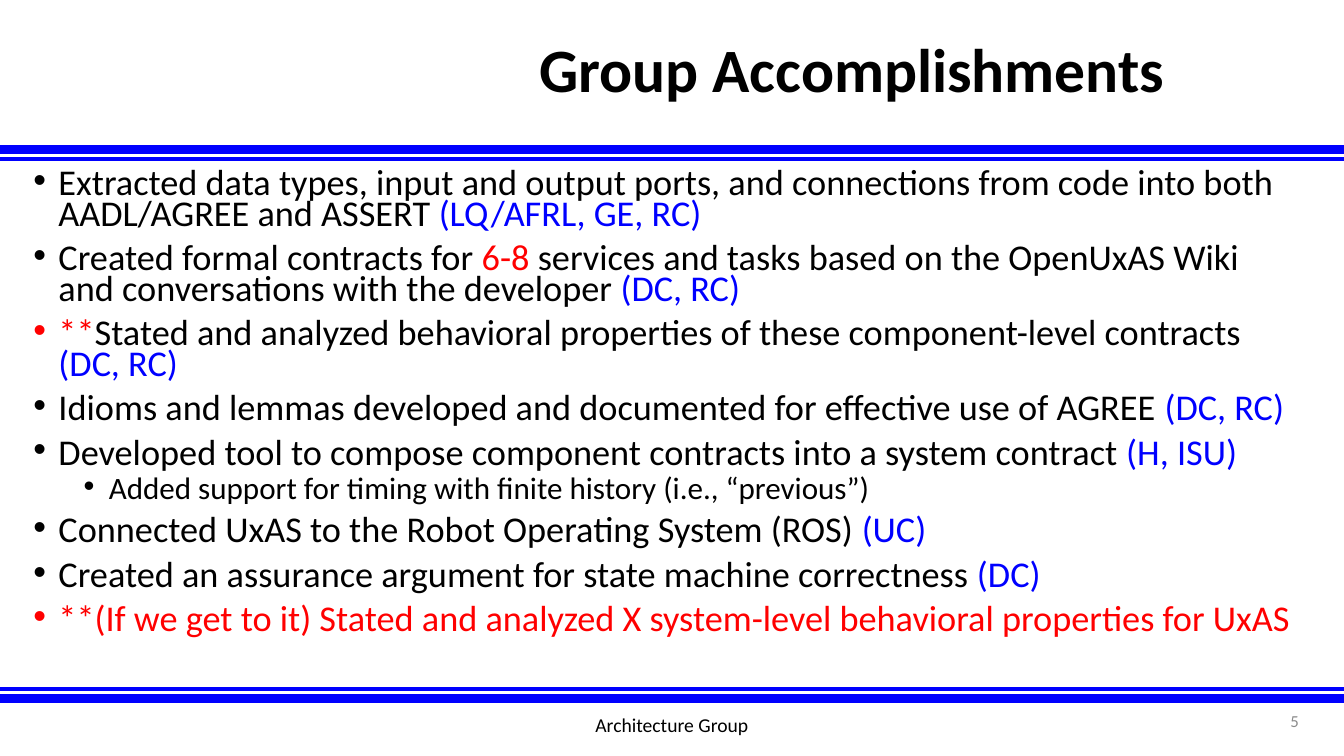
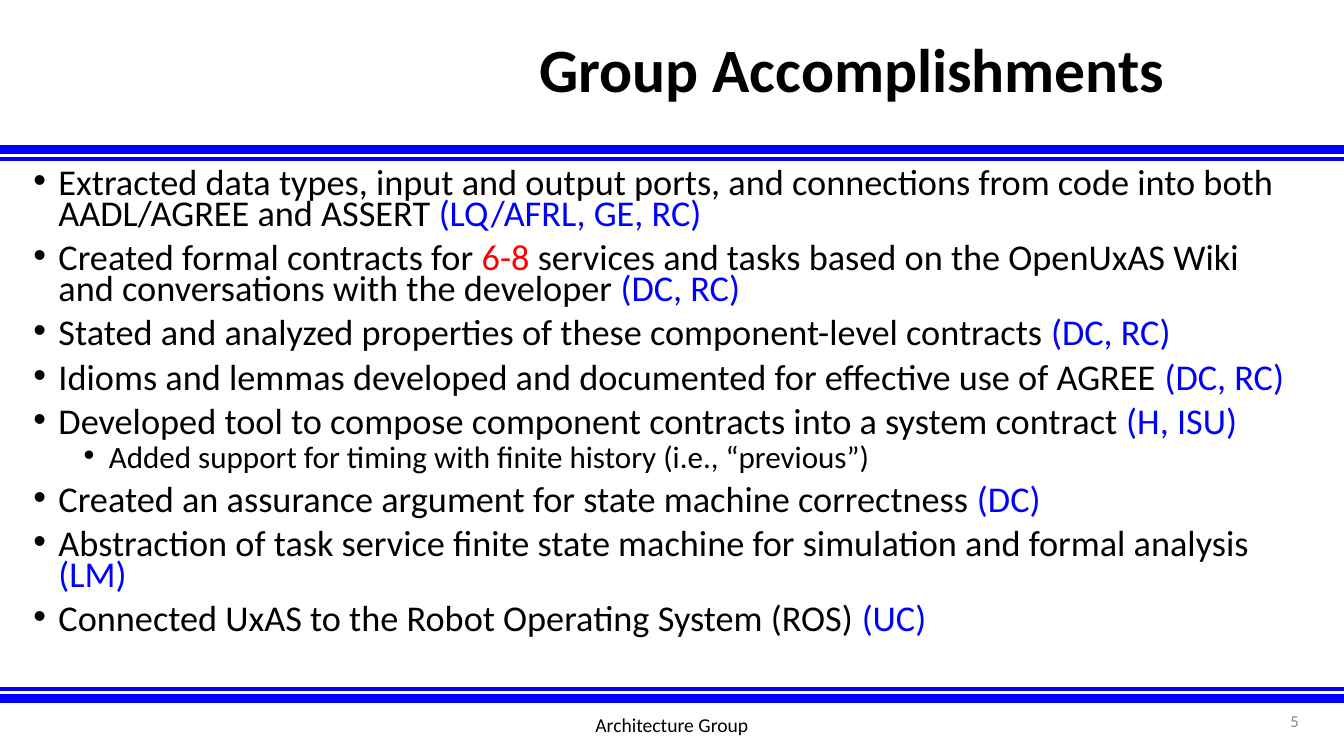
Before and after one commit to afrl-rq/OpenUxAS-SoI, a slide deck: slide 5 of presentations/S5_SoI_Architecture_Group.pptx. Drawn at 1344x756 pixels with LibreOffice and Linux fonts; fonts in the diff are those of the drawing; background and template pictures are left out. Boxes give left, top, right and bottom in pixels: in the first picture for what was removed or moved away, otherwise in the second. Text is boxed around its words. In the diff, an @@ line names an element or a change of style, - is before the commit and + after.

```diff
--- a/presentations/S5_SoI_Architecture_Group.pptx
+++ b/presentations/S5_SoI_Architecture_Group.pptx
@@ text at <box>58,318,1171,351</box>: text changed @@
-• **Stated and analyzed behavioral properties of these component-level contracts (DC, RC)
+• Stated and analyzed properties of these component-level contracts (DC, RC)
@@ text at <box>58,485,1249,592</box>: paragraphs added @@
+• Created an assurance argument for state machine correctness (DC)
+• Abstraction of task service finite state machine for simulation and formal analysis (LM)
@@ text at <box>58,560,1290,638</box>: paragraphs removed @@
-• Created an assurance argument for state machine correctness (DC)
-• **(If we get to it) Stated and analyzed X system-level behavioral properties for UxAS
```
Also in this commit, not shown: 8 other slides changed, 18 slides added.
